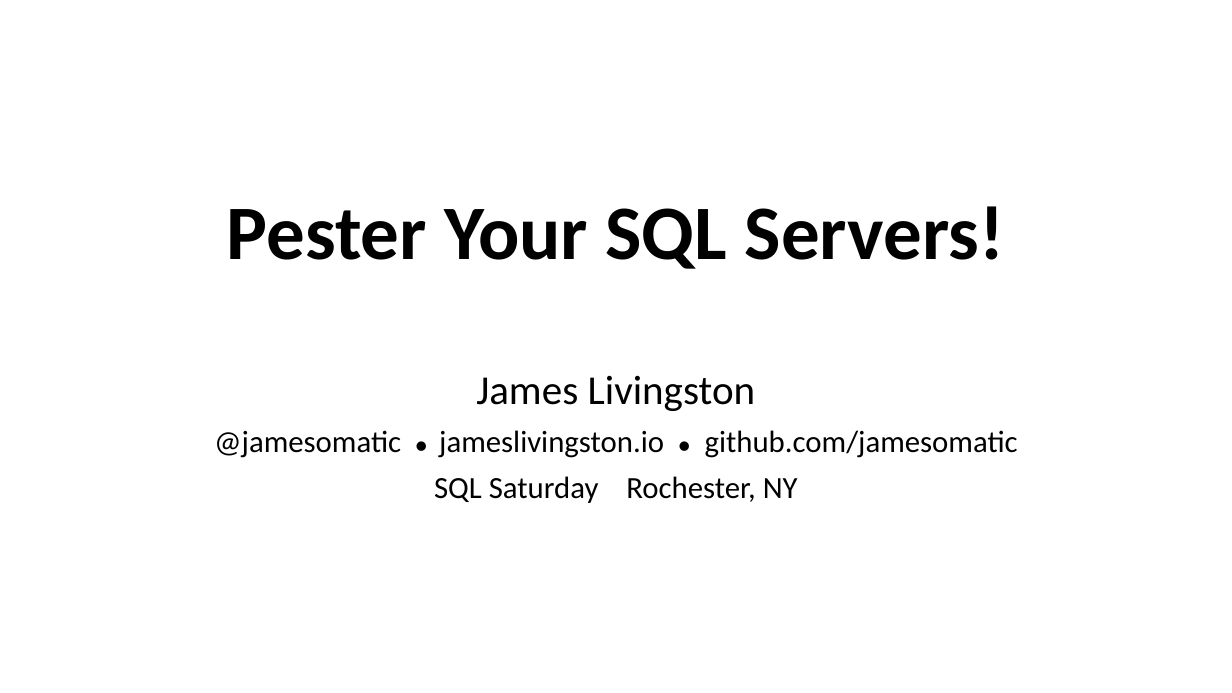
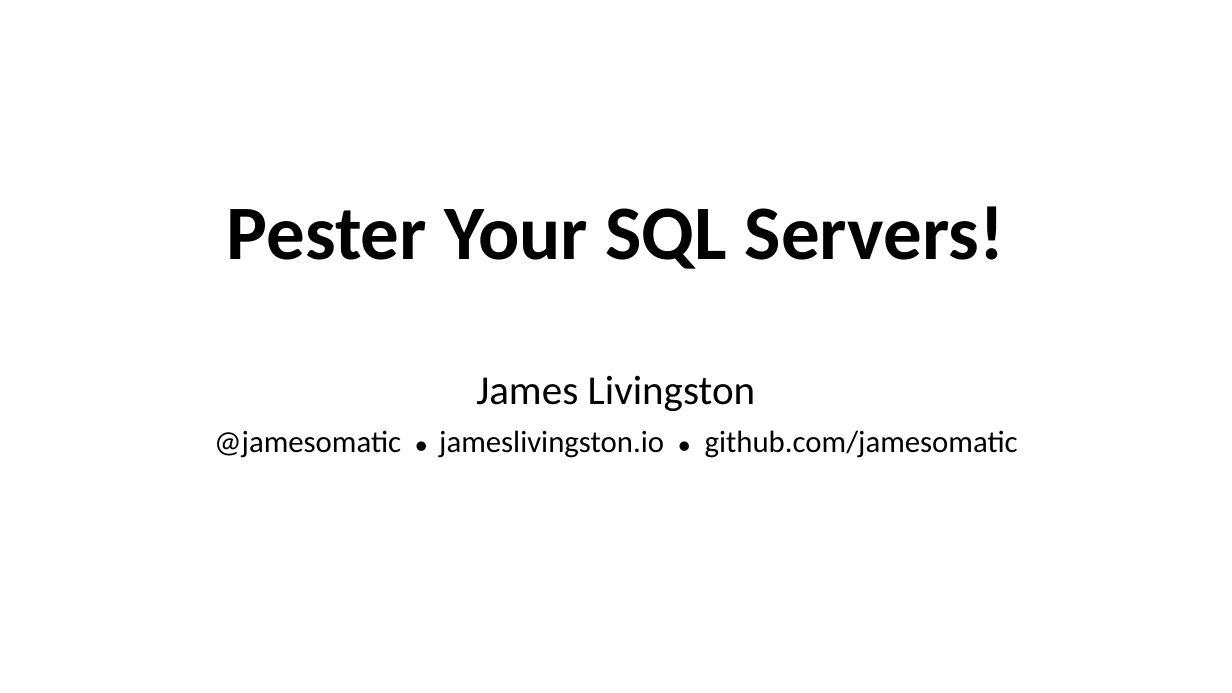
Before and after one commit to James-Livingston/PesterYourSQLServers, a slide deck: slide 1 of PesterDemo/Pester Your SQL Servers!.pptx. Drawn at 1232x693 pixels with LibreOffice and Linux fonts; fonts in the diff are those of the drawing. Boxes give left, top, right and bottom in pixels: in the first picture for what was removed or moved away, otherwise in the second. Text is boxed around its words. In the diff, an @@ line names an element or a change of style, - is before the commit and + after.

Commit message:
Refreshed for SQL Saturday Cleveland 2019

```diff
--- a/PesterDemo/Pester Your SQL Servers!.pptx
+++ b/PesterDemo/Pester Your SQL Servers!.pptx
@@ subtitle at <box>434,476,798,503</box>: paragraph removed @@
-SQL Saturday Rochester, NY
```
Also in this commit, not shown: 1 other slide changed, 21 other files.
